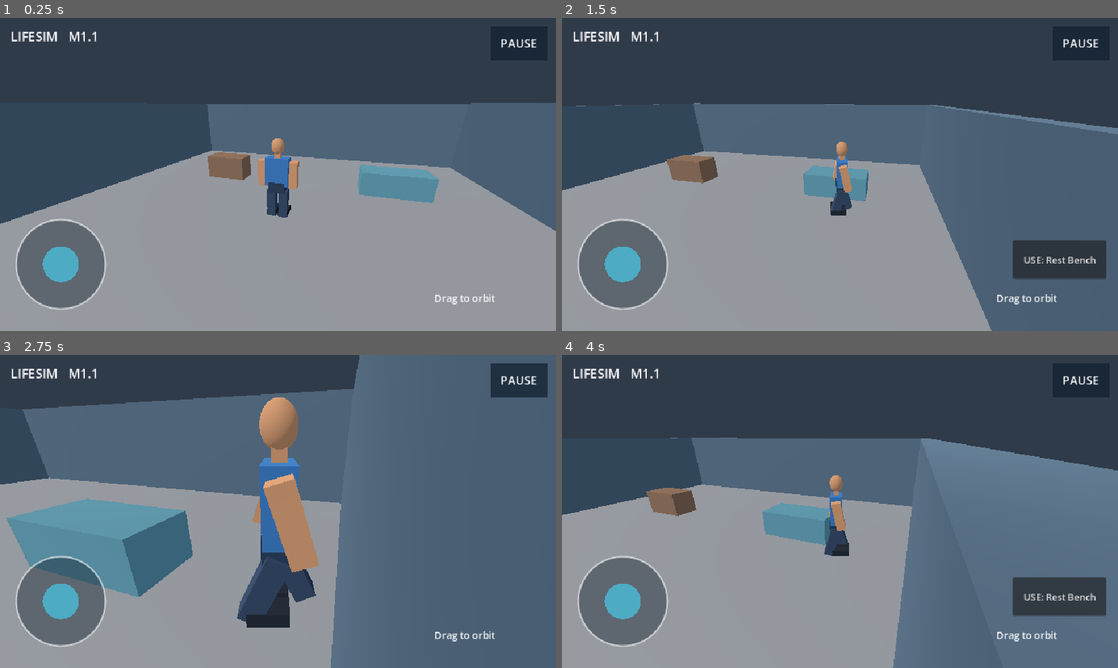
Above: before the commit, frames 1-4 (two rows, left to right).
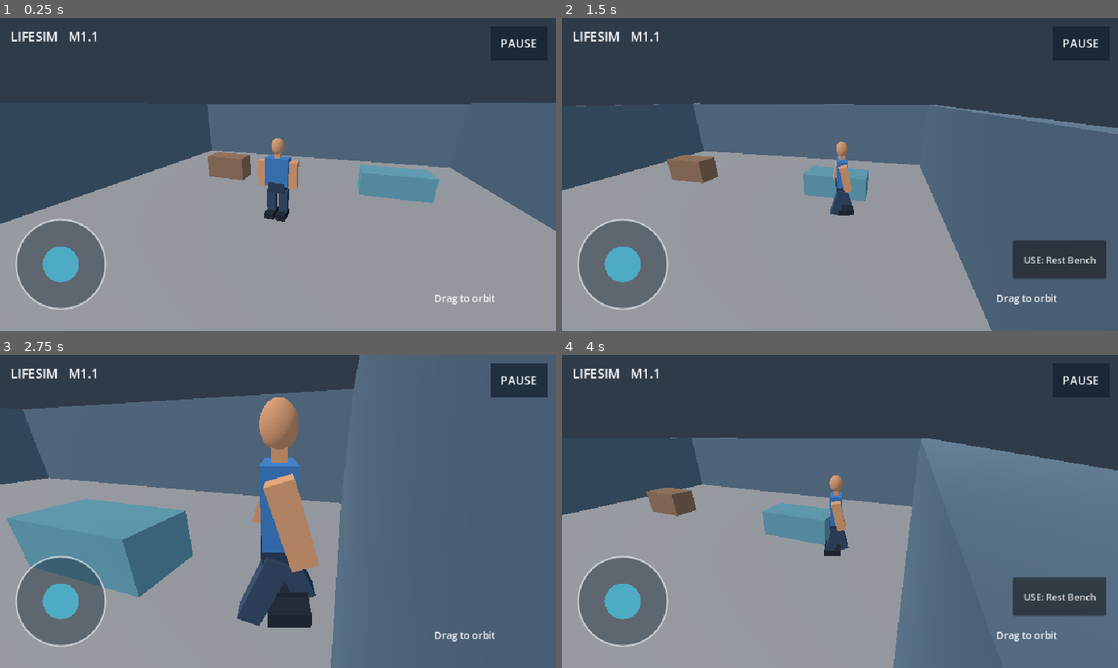
Above: after the commit, the same moments.

Repository: Ye-Shwethway/creators-universe-lifesim
Game: Godot game, scene res://scenes/main.tscn
Two runs of this game, one before a commit and one after it. Both use one fixed random seed, a clock stepped at 60 frames per second and the inputs below.
Inputs (mouse positions are in pixels of both pictures, inside the frame that each line leads up to):
- Up to frame 1 (0.25 s): no input
- Up to frame 2 (1.5 s): move the mouse to (962, 158) at 0.52 s; hold D (move_right) 0.53-1.25 s; hold Shift (sprint) 0.53-1.25 s; click (962, 158) at 0.67 s; drag from (728, 190) to (812, 237) at 1.27 s
- Up to frame 3 (2.75 s): move the mouse to (333, 442) at 2.02 s; hold D (move_right) from 2.03 s (still down); hold Shift (sprint) from 2.03 s (still down)
- Up to frame 4 (4 s): release D (move_right) at 2.75 s; release Shift (sprint) at 2.75 s; drag from (812, 574) to (673, 464) at 2.77 s; tap Enter at 3.5 s; move the mouse to (1006, 558) at 3.52 s; hold A (move_left) from 3.53 s (still down); hold Shift (sprint) from 3.53 s (still down)

The runs differ from the first frame. In frame 1, 0.1% of the frame differs, in the area x 47-53%, y 59-66%; in frame 2, less than 0.1%; in frame 3, 0.6%, in the area x 44-57%, y 74-88%; in frame 4, less than 0.1%.

Commit message:
fix(character): align procedural shoe toes with movement +Z forward

Diff:
--- a/scripts/characters/procedural_humanoid.gd
+++ b/scripts/characters/procedural_humanoid.gd
@@ -16,8 +16,9 @@
     right_arm = _limb("RightArm", Vector3(0.43, 1.57, 0), Vector3(0, -0.34, 0), Vector3(0.21, 0.70, 0.22), Color(0.75, 0.53, 0.37))
     left_leg = _limb("LeftLeg", Vector3(-0.16, 0.77, 0), Vector3(0, -0.38, 0), Vector3(0.24, 0.77, 0.25), Color(0.17, 0.24, 0.33))
     right_leg = _limb("RightLeg", Vector3(0.16, 0.77, 0), Vector3(0, -0.38, 0), Vector3(0.24, 0.77, 0.25), Color(0.17, 0.24, 0.33))
-    _part("LeftFoot", Vector3(-0.16, 0.09, -0.11), Vector3(0.26, 0.17, 0.45), Color(0.10, 0.13, 0.17))
-    _part("RightFoot", Vector3(0.16, 0.09, -0.11), Vector3(0.26, 0.17, 0.45), Color(0.10, 0.13, 0.17))
+    # Player movement uses local +Z as forward; shoe toes must project toward +Z.
+    _part("LeftFoot", Vector3(-0.16, 0.09, 0.11), Vector3(0.26, 0.17, 0.45), Color(0.10, 0.13, 0.17))
+    _part("RightFoot", Vector3(0.16, 0.09, 0.11), Vector3(0.26, 0.17, 0.45), Color(0.10, 0.13, 0.17))
 
 func _part(label: String, at: Vector3, dimensions: Vector3, tint: Color, rounded: bool = false) -> void:
     var node := MeshInstance3D.new()
